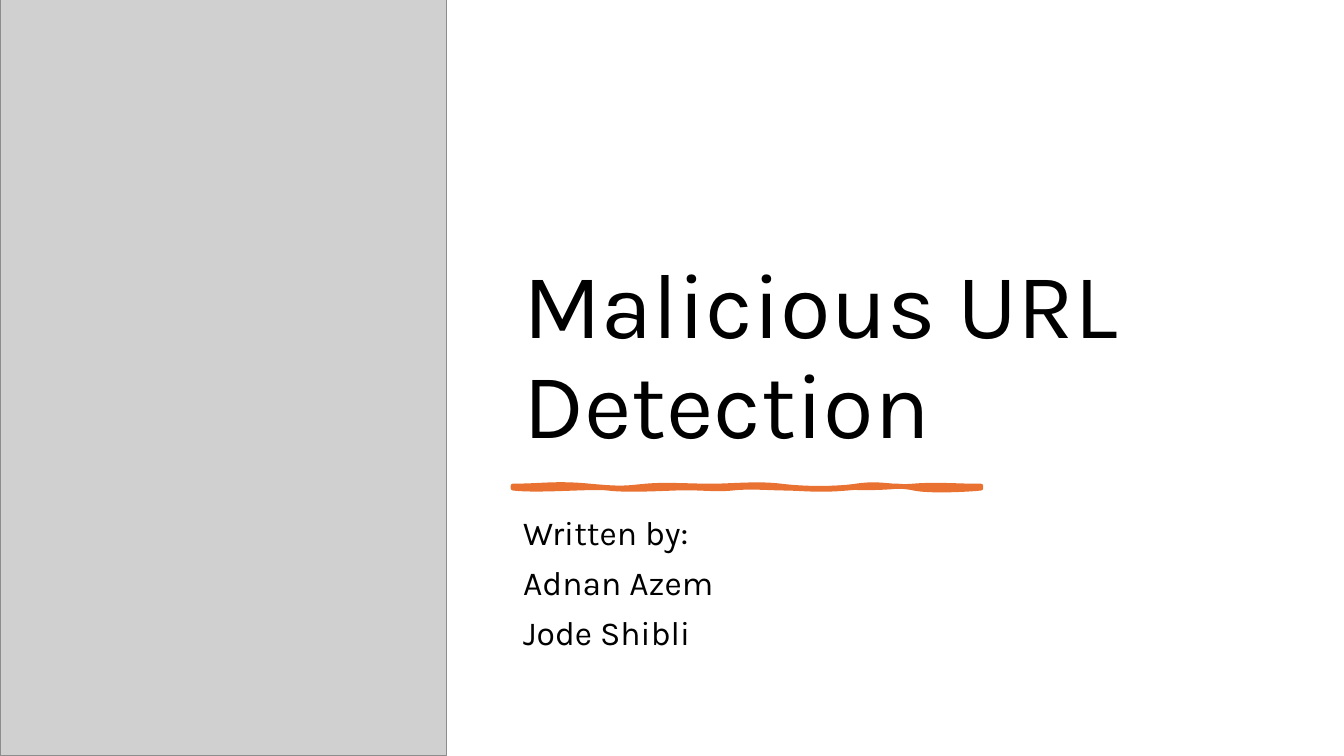
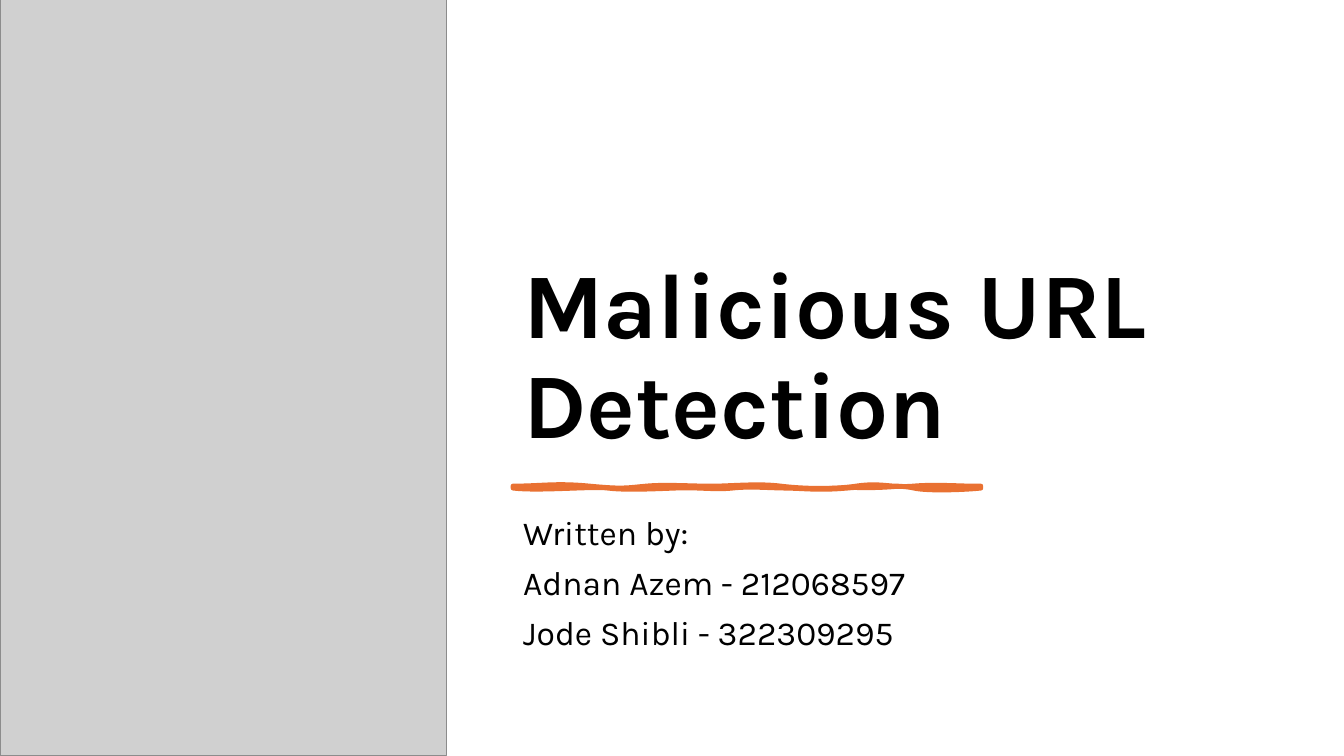
Before and after one commit to AdnanAzem/Malicious-URL-Detection, a slide deck: slide 1 of Malicious-URL-Detection.pptx. Drawn at 1344x756 pixels with LibreOffice and Linux fonts; fonts in the diff are those of the drawing; grey boxes stand for pictures. Boxes give left, top, right and bottom in pixels: in the first picture for what was removed or moved away, otherwise in the second. Text is boxed around its words. In the diff, an @@ line names an element or a change of style, - is before the commit and + after.

```diff
--- a/Malicious-URL-Detection.pptx
+++ b/Malicious-URL-Detection.pptx
@@ title "Malicious URL Detection" at box(523, 272, 1147, 440): bold on @@
@@ subtitle at box(523, 572, 905, 646): text changed @@
-Adnan Azem
-Jode Shibli
+Adnan Azem - 212068597
+Jode Shibli - 322309295
```
Also in this commit, not shown: 19 other slides changed, 10 slides added, 21 other files.
